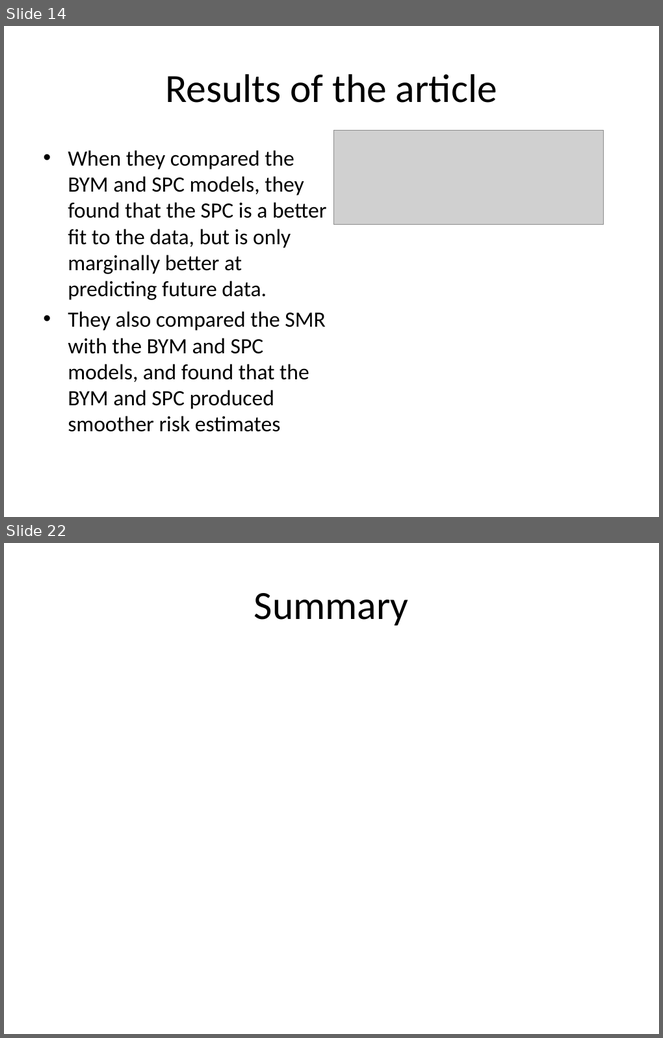
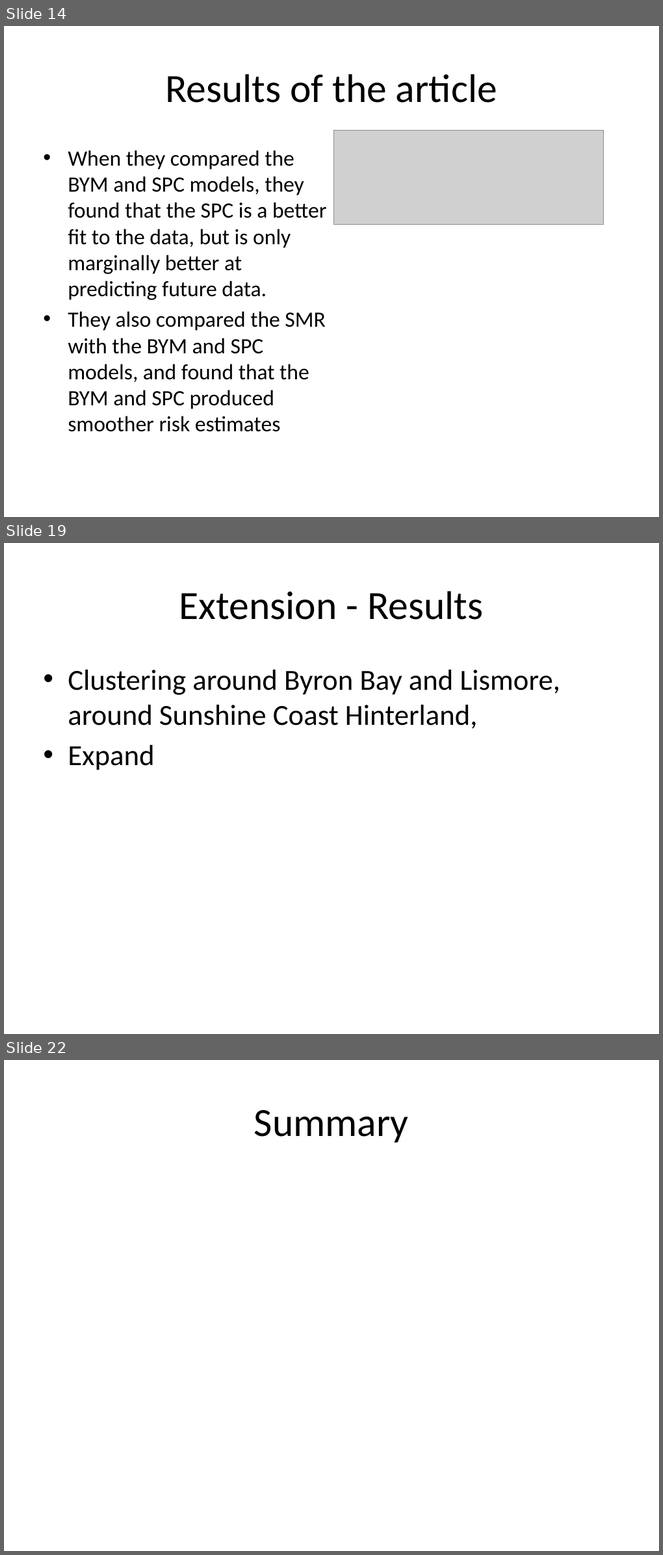
Before and after one commit to mertz2001/stat-inference, a slide deck: STAT3013 Project draft2.pptx. Shown one above the other, each under a label of ours: slides 14 and 22 before the commit, slides 14, 19 and 22 after it; the slides between them are not shown. The pictures are 663x1038 and 663x1555 pixels, drawn with LibreOffice and Linux fonts; fonts in the diff are those of the drawing; grey boxes stand for pictures. Boxes give left, top, right and bottom in pixels: in the first picture for what was removed or moved away, otherwise in the second. Text is boxed around its words. In the diff, an @@ line names an element or a change of style, - is before the commit and + after.

Commit message:
Making extension presentation

```diff
--- a/STAT3013 Project draft2.pptx
+++ b/STAT3013 Project draft2.pptx
@@ slide 19 added at (4, 543, 659, 1034), background #FFFFFF @@
@@ title added at (180, 591, 483, 620), 44 pt, text #000000 @@
+Extension - Results
@@ text added at (68, 670, 561, 771), 32 pt, text #000000 @@
+• Clustering around Byron Bay and Lismore, around Sunshine Coast Hinterland,
+• Expand
```
Also in this commit, not shown: 1 slide changed, 7 other slides added, 6 slides removed, 11 other files.
